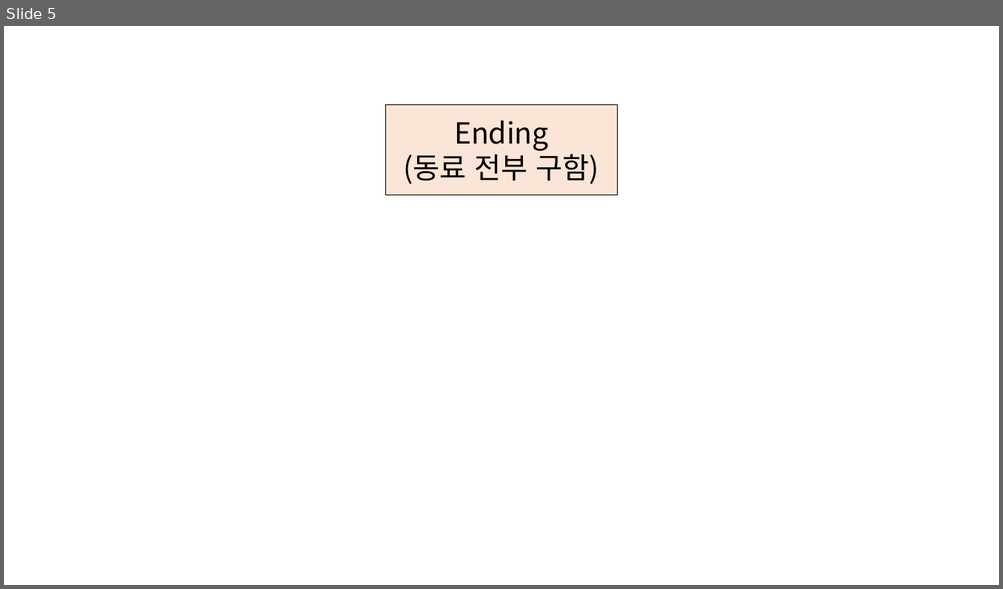
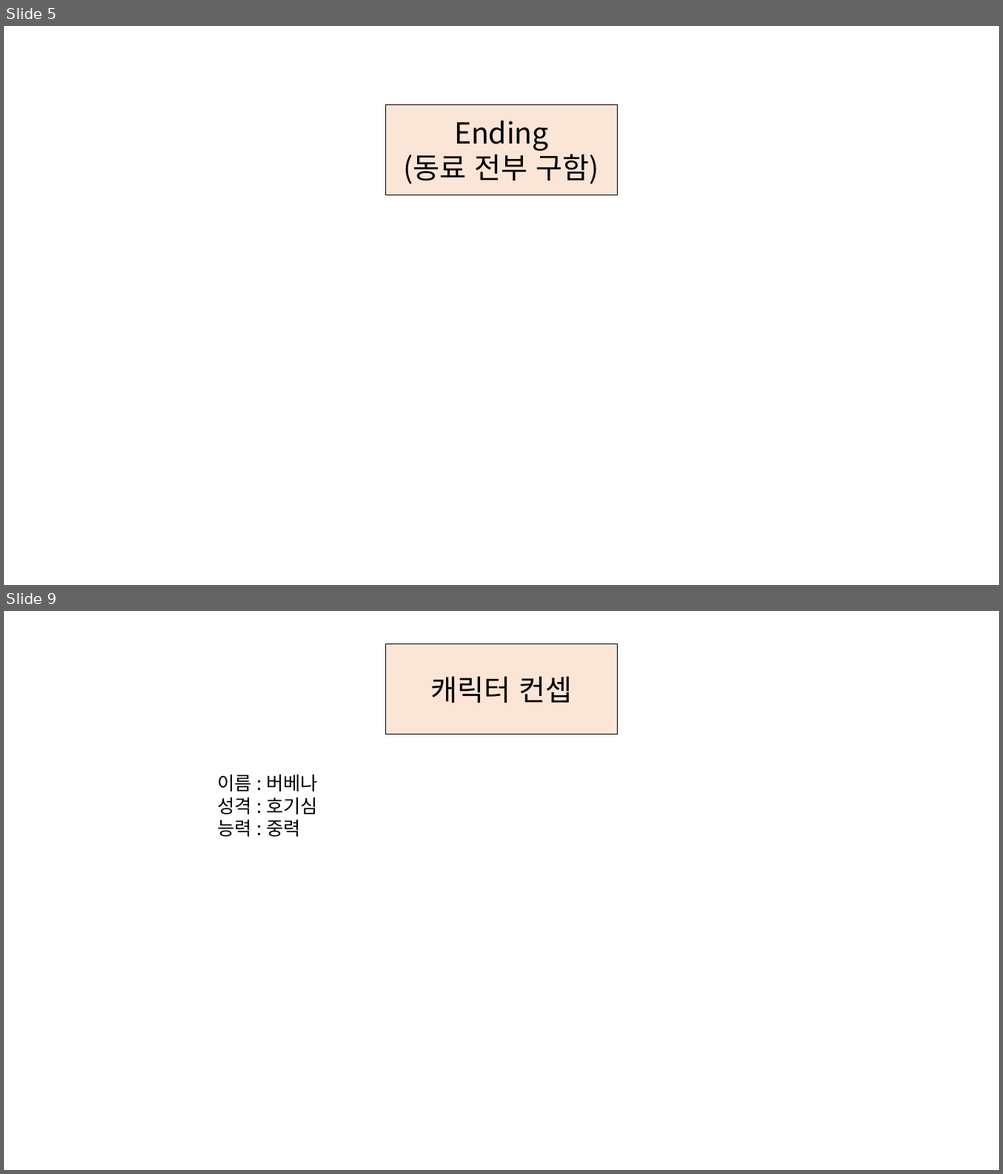
Before and after one commit to Sneer1/Project_KITRI, a slide deck: 워크플로우 및 게임 기획서.pptx. Shown one above the other, each under a label of ours: slide 5 before the commit, slides 5 and 9 after it; the slides between them are not shown. The pictures are 1003x589 and 1003x1174 pixels, drawn with LibreOffice and Linux fonts; fonts in the diff are those of the drawing. Boxes give left, top, right and bottom in pixels: in the first picture for what was removed or moved away, otherwise in the second. Text is boxed around its words. In the diff, an @@ line names an element or a change of style, - is before the commit and + after.

```diff
--- a/워크플로우 및 게임 기획서.pptx
+++ b/워크플로우 및 게임 기획서.pptx
@@ slide 9 added at [4,611,999,1170], background #FFFFFF @@
@@ rectangle added at [385,644,617,734], fill #FBE5D6, outline #000000 1 pt, 28 pt, text #000000 @@
+캐릭터 컨셉
@@ text added at [217,775,318,837], 18 pt, text #000000 @@
+이름 : 버베나
+성격 : 호기심
+능력 : 중력
```
Also in this commit, not shown: 4 other slides added, 1 other file.
